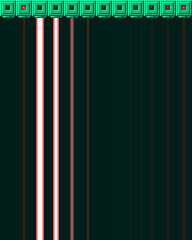
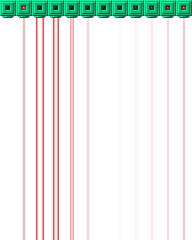
Layer changes from the first 192x240 image to the second:
hid "Layer 2" over [0, 16, 192, 240]
